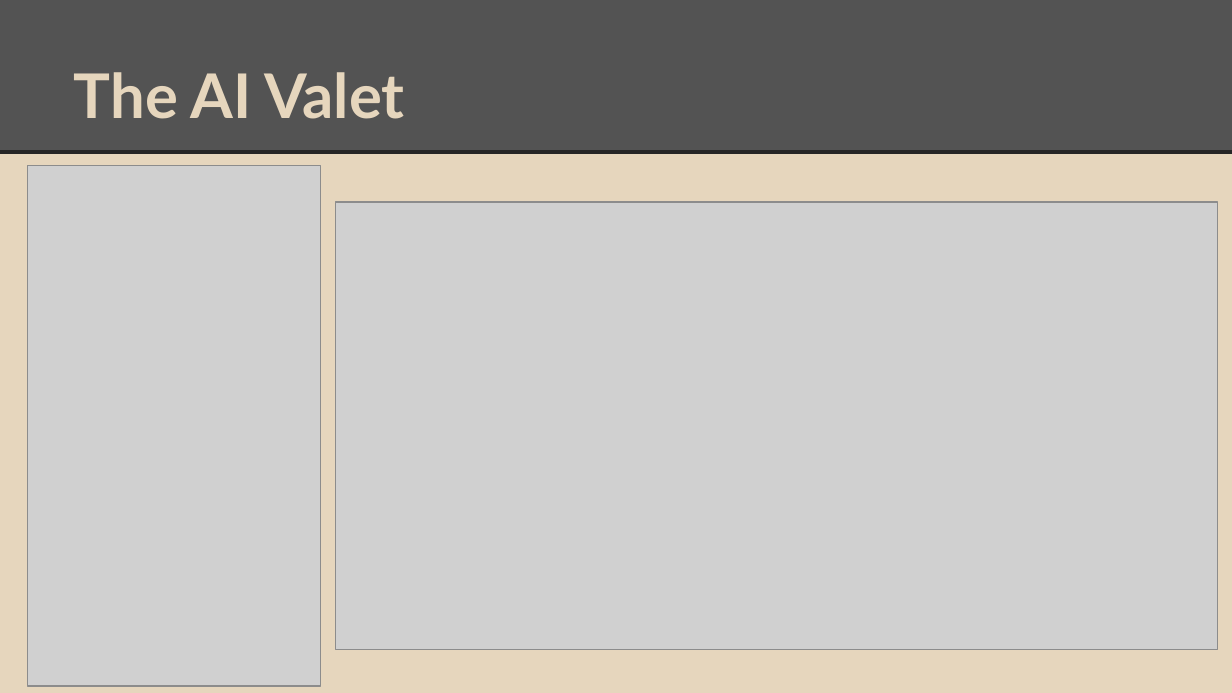
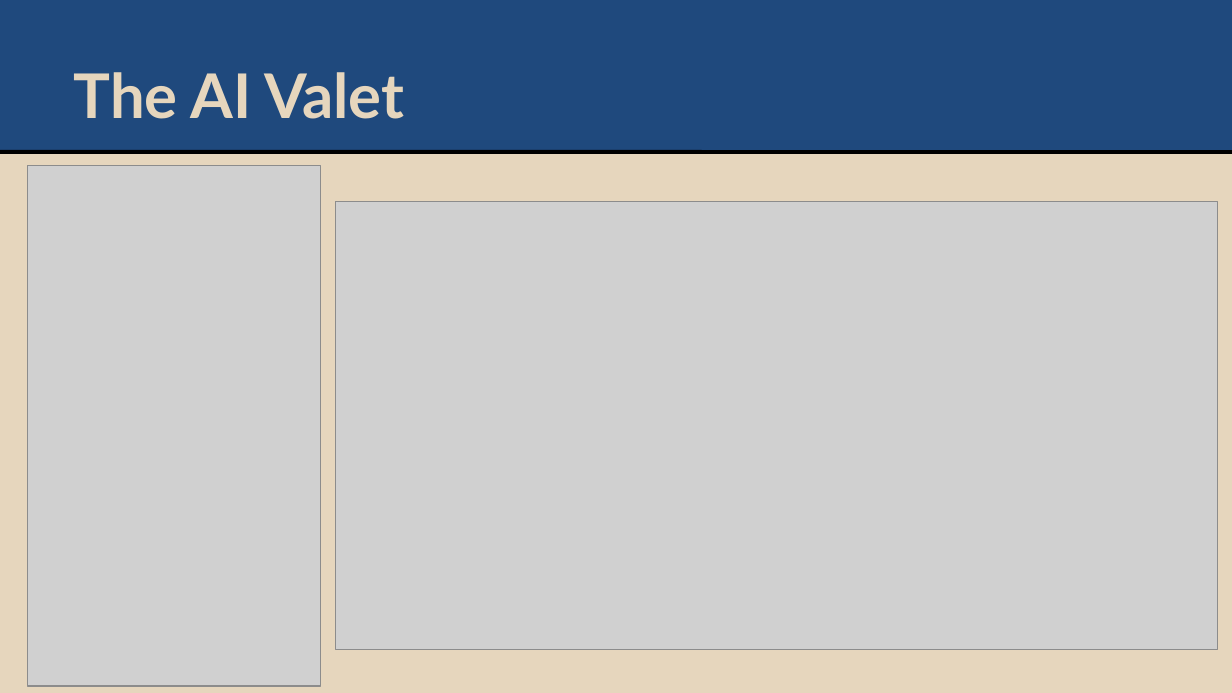
Before and after one commit to paritosh-gupta/AI_valet_CS-275-drexel, a slide deck: slide 3 of CS275-Projcet.pptx (slide 2 before the commit). Drawn at 1232x693 pixels with LibreOffice and Linux fonts; fonts in the diff are those of the drawing; grey boxes stand for pictures. Boxes give left, top, right and bottom in pixels: in the first picture for what was removed or moved away, otherwise in the second. Text is boxed around its words. In the diff, an @@ line names an element or a change of style, - is before the commit and + after.

```diff
--- a/CS275-Projcet.pptx
+++ b/CS275-Projcet.pptx
@@ rectangle at [0, 0, 1232, 152]: fill #535353 to #1F497D @@
@@ line (0, 152) - (1232, 152): stroke #262626 2.25 pt to #000000 2.24 pt @@
```
Also in this commit, not shown: 6 other slides changed, 4 slides added, 1 other file.
